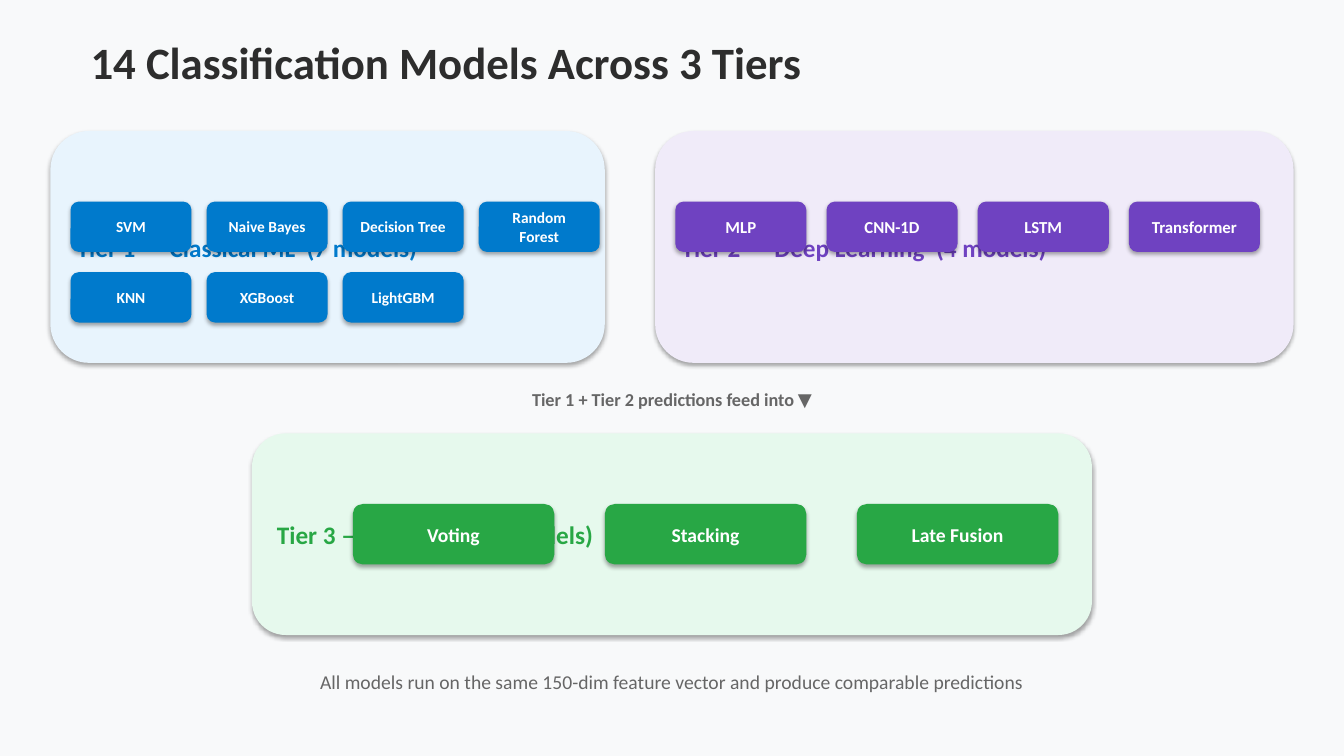
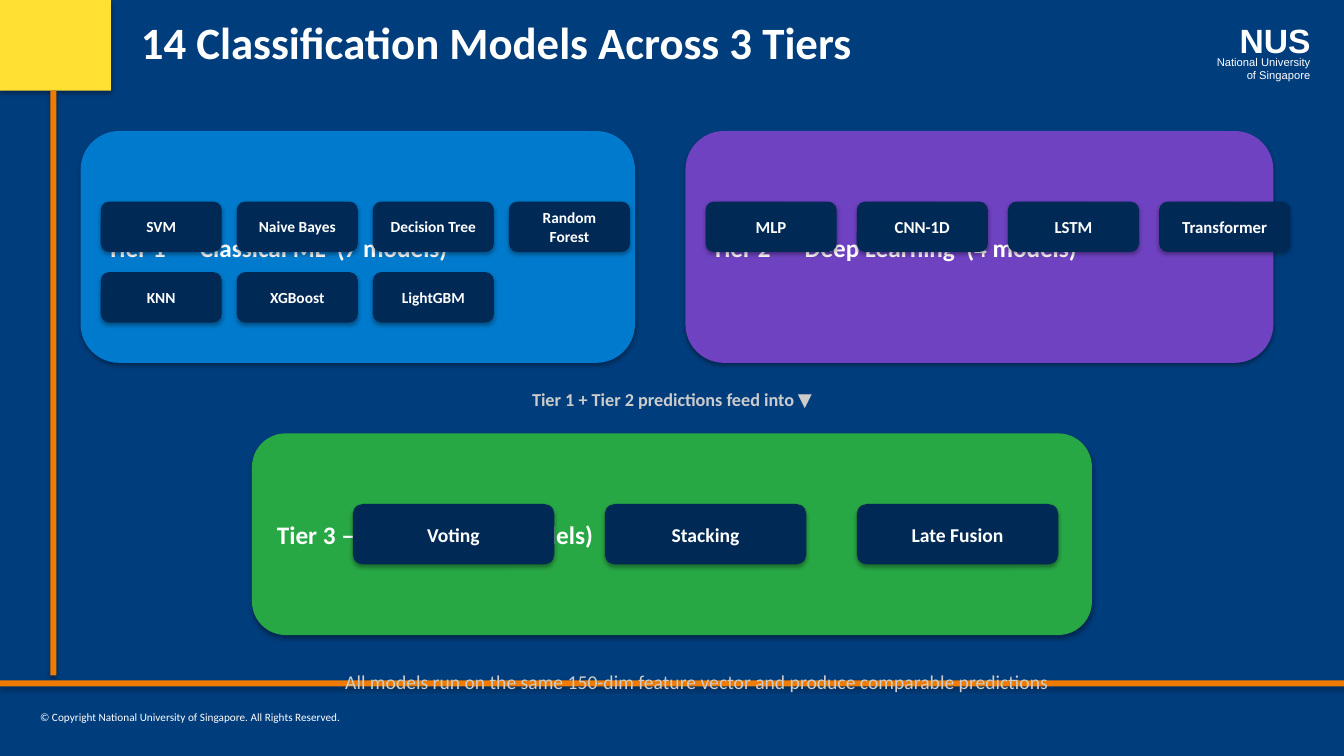
Before and after one commit to laxmi1707/PatternRecognSystem-Video2Text, a slide deck: slide 7 of presentation/Video2Knowledge_Final.pptx. Drawn at 1344x756 pixels with LibreOffice and Linux fonts; fonts in the diff are those of the drawing. Boxes give left, top, right and bottom in pixels: in the first picture for what was removed or moved away, otherwise in the second. Text is boxed around its words. In the diff, an @@ line names an element or a change of style, - is before the commit and + after.

Commit message:
feat: apply NUS ISS PowerPoint template to all presentations
- Add shared nus_iss_template.py with NUS official colors, slide layouts
- Update all 12 create_*.py scripts to use NUS ISS branding
- Navy blue background, orange text, sidebar decoration, NUS logo, footer

```diff
--- a/presentation/Video2Knowledge_Final.pptx
+++ b/presentation/Video2Knowledge_Final.pptx
@@ background #F8F9FA to #003D7C @@
@@ rectangle added at [0,0,111,91], fill #FFE033 @@
@@ text "14 Classification Models Across 3 ...": place and size @@
-text "14 Classification Models Across 3 ..." at [91,47,801,80]
+text "14 Classification Models Across 3 ..." at [141,27,851,60]
@@ text "14 Classification Models Across 3 ..." at [141,27,851,60]: text colour #2D2D2D to #FFFFFF @@
@@ text added at [1240,29,1311,60], 24 pt, text #FFFFFF, bold @@
+NUS
@@ text added at [1217,58,1310,82], 8 pt, text #FFFFFF @@
+National University
+of Singapore
@@ rectangle added at [50,91,56,676], fill #EF7C00 @@
@@ rounded rectangle "Tier 1 — Classical ML ..." at [81,131,635,363]: text colour #007ACC to #FFFFFF; fill #E8F4FD to #007ACC @@
@@ rounded rectangle "Tier 2 — Deep Learning ...": place and size @@
-rounded rectangle "Tier 2 — Deep Learning ..." at [655,131,1294,363]
+rounded rectangle "Tier 2 — Deep Learning ..." at [686,131,1273,363]
@@ rounded rectangle "Tier 2 — Deep Learning ..." at [686,131,1273,363]: text colour #6F42C1 to #FFFFFF; fill #F0EBF9 to #6F42C1 @@
@@ 12 rounded rectangles: place and size @@
-12 rounded rectangles at [50,131,1260,363]
+12 rounded rectangles at [81,131,1291,363]
@@ fill #6F42C1 to #002A55 in 4 elements at [857,202,988,252], [1008,202,1139,252], [1159,202,1291,252], [706,202,837,252] @@
@@ fill #007ACC to #002A55 in 7 elements at [101,202,222,252], [237,202,358,252], [373,202,494,252], [509,202,630,252], [101,272,222,323], [237,272,358,323], [373,272,494,323] @@
@@ text "Tier 1 + Tier 2 ..." at [532,393,794,409]: text colour #666666 to #CCCCCC @@
@@ rounded rectangle "Tier 3 — Ensemble (3 ..." at [252,434,1092,635]: text colour #28A745 to #FFFFFF; fill #E6F9ED to #28A745 @@
@@ fill #28A745 to #002A55 in 3 elements at [353,504,555,565], [605,504,807,565], [857,504,1059,565] @@
@@ rectangle added at [0,681,1344,687], fill #EF7C00 @@
@@ text "All models run on the ..." at [345,675,1048,692]: text colour #666666 to #CCCCCC @@
@@ text "All models run on the ...": place and size @@
-text "All models run on the ..." at [320,675,1023,692]
+text "All models run on the ..." at [345,675,1048,692]
@@ text added at [52,713,340,723], 8 pt, text #FFFFFF @@
+© Copyright National University of Singapore. All Rights Reserved.
```
Also in this commit, not shown: 14 other slides changed, 24 other files.
